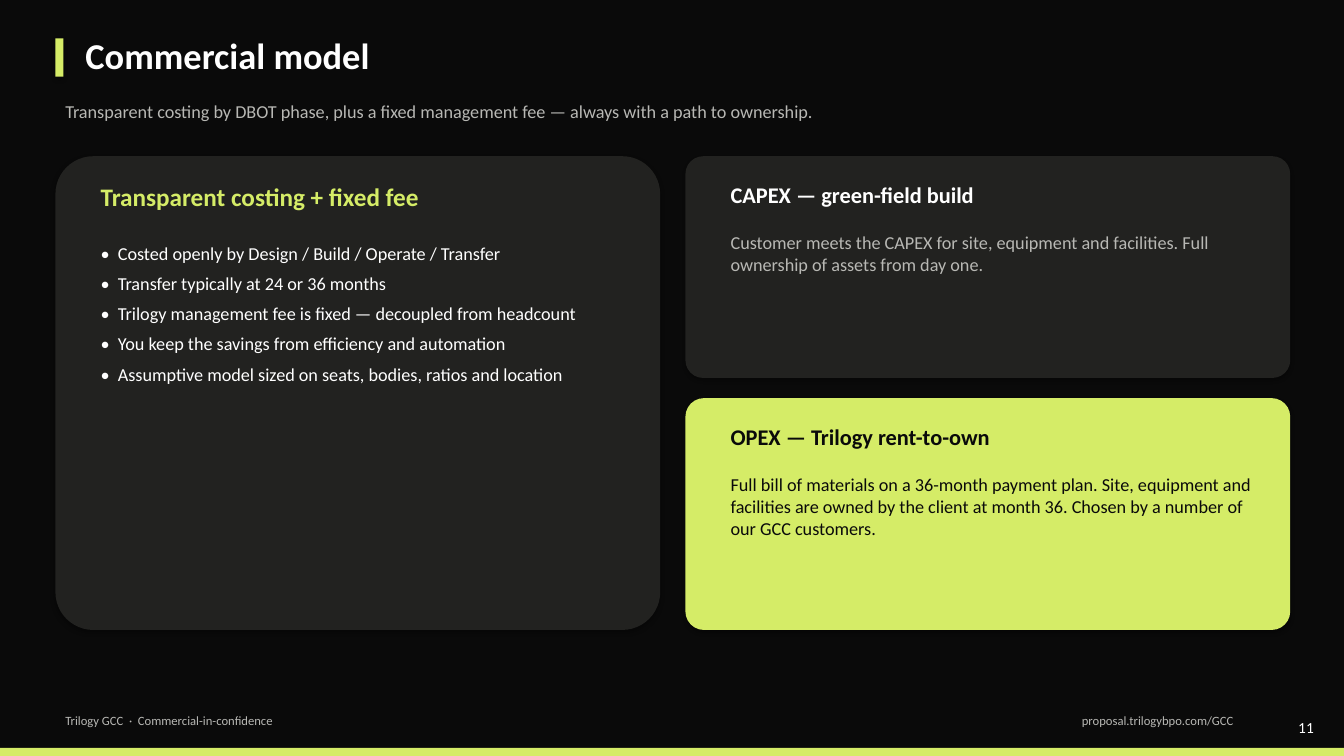
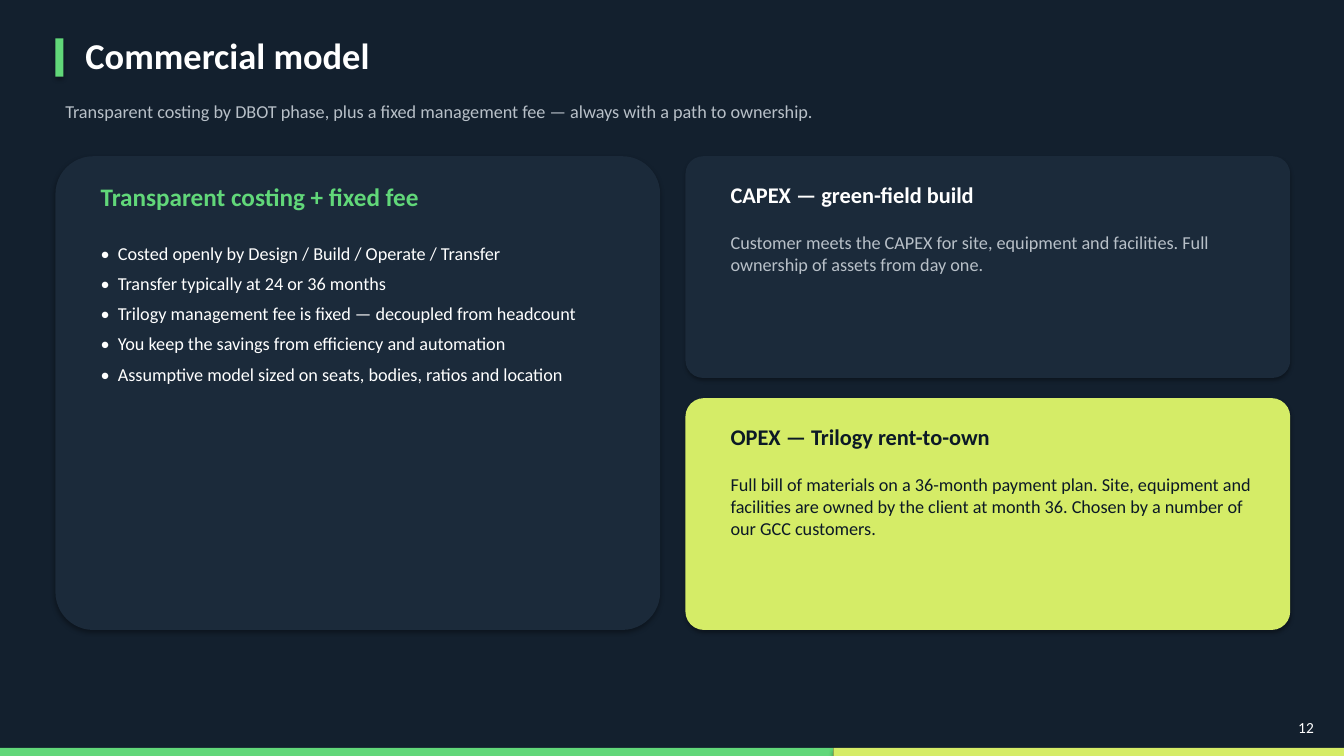
Before and after one commit to thegreatcornolio/Trilogy-RFP, a slide deck: slide 12 of GCC/Trilogy-GCC-Overview.pptx (slide 11 before the commit). Drawn at 1344x756 pixels with LibreOffice and Linux fonts; fonts in the diff are those of the drawing. Boxes give left, top, right and bottom in pixels: in the first picture for what was removed or moved away, otherwise in the second. Text is boxed around its words. In the diff, an @@ line names an element or a change of style, - is before the commit and + after.

```diff
--- a/GCC/Trilogy-GCC-Overview.pptx
+++ b/GCC/Trilogy-GCC-Overview.pptx
@@ rectangle at (0, 0, 1344, 756): fill #0A0A0A to #13202E @@
@@ rectangle at (55, 38, 64, 77): fill #D5EC67 to #61D779 @@
@@ text "Transparent costing by DBOT phase, ..." at (65, 105, 813, 121): text colour #B8B8B4 to #B8C0C8 @@
@@ rounded rectangle at (55, 156, 660, 630): fill #222220 to #1B2A3A @@
@@ text "Transparent costing + fixed fee" at (101, 188, 419, 211): text colour #D5EC67 to #61D779 @@
@@ rounded rectangle at (686, 156, 1291, 378): fill #222220 to #1B2A3A @@
@@ text "Customer meets the CAPEX for ..." at (731, 236, 1208, 274): text colour #B8B8B4 to #B8C0C8 @@
@@ text "OPEX — Trilogy rent-to-own" at (731, 429, 990, 449): text colour #0A0A0A to #0C1926 @@
@@ text "Full bill of materials on ..." at (731, 478, 1251, 535): text colour #0A0A0A to #0C1926 @@
@@ text removed at (65, 716, 273, 727) @@
-Trilogy GCC · Commercial-in-confidence
@@ text removed at (1082, 716, 1233, 727) @@
-proposal.trilogybpo.com/GCC
@@ rectangle added at (0, 748, 834, 756), fill #61D779 @@
@@ rectangle: place and size @@
-rectangle at (0, 748, 1344, 756)
+rectangle at (834, 748, 1344, 756)
@@ text at (1298, 723, 1314, 733): text changed @@
-11
+12
```
Also in this commit, not shown: 15 other slides changed, 1 slide added, 9 other files.
